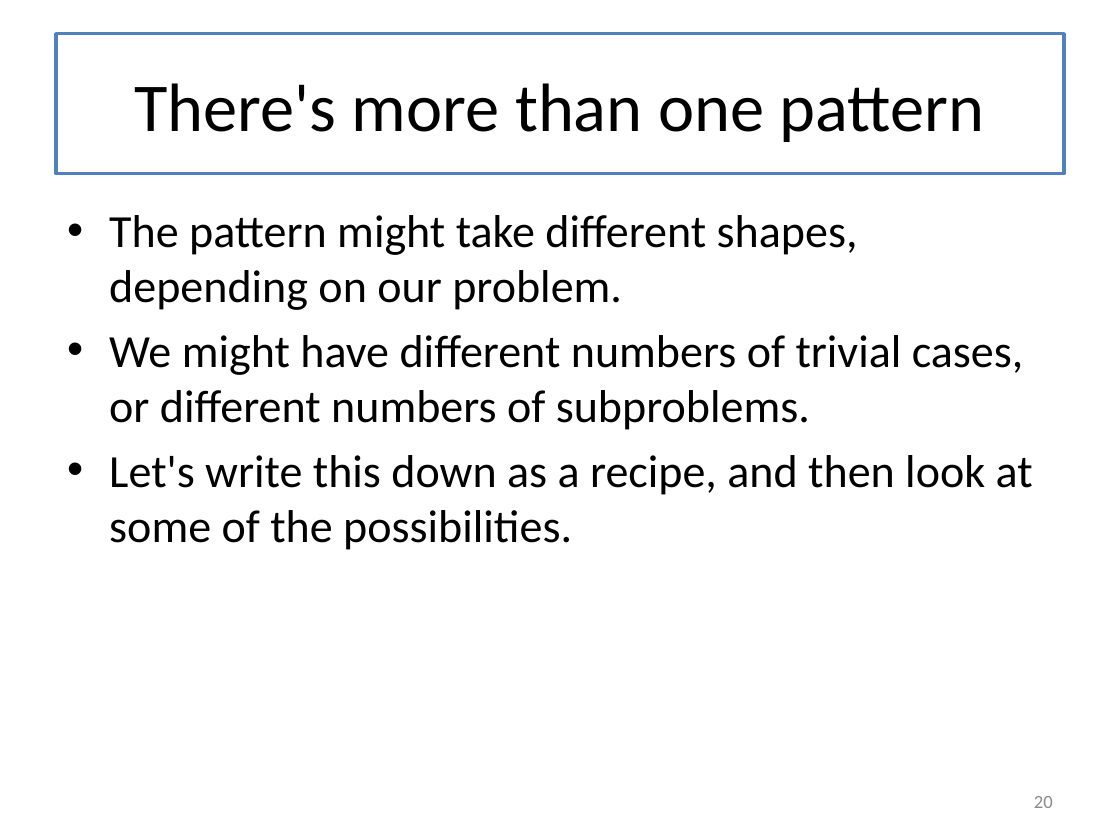
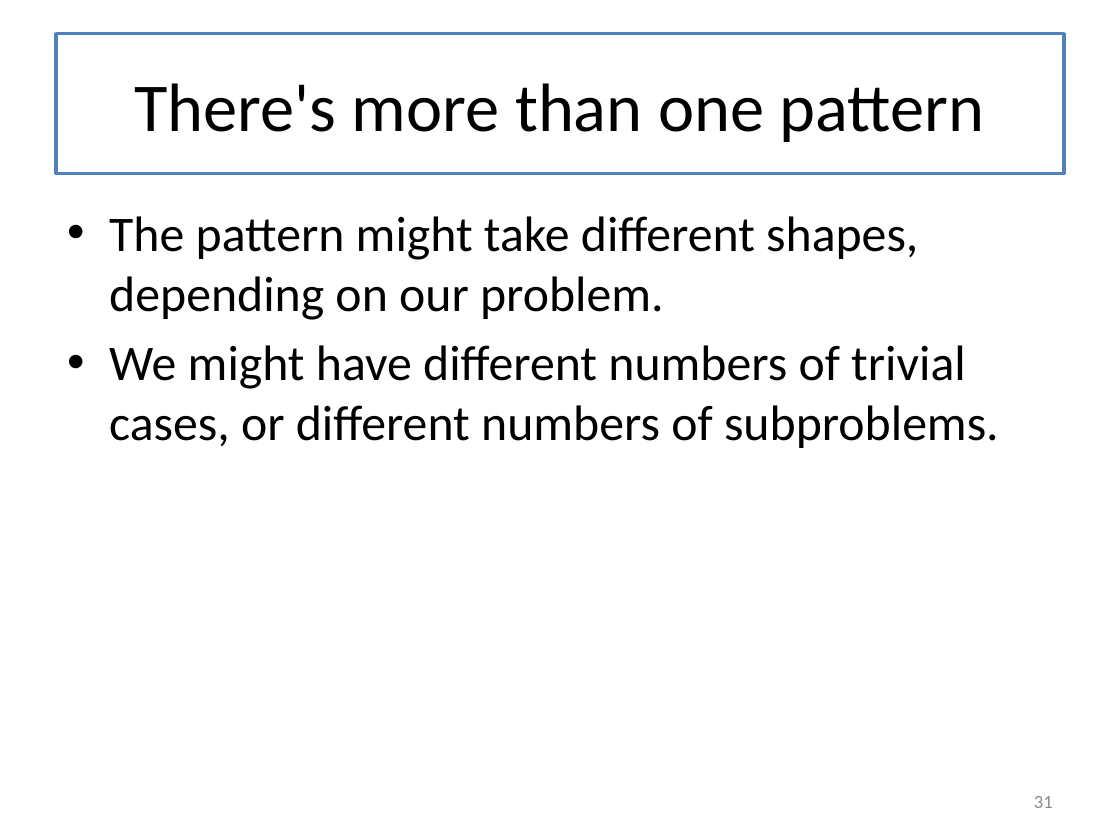
Before and after one commit to mwand/cs5010f16, a slide deck: slide 31 of Slides/Lesson 8.1 Introducing General Recursion.pptx (slide 20 before the commit). Drawn at 1120x840 pixels with LibreOffice and Linux fonts; fonts in the diff are those of the drawing. Boxes give left, top, right and bottom in pixels: in the first picture for what was removed or moved away, otherwise in the second. Text is boxed around its words. In the diff, an @@ line names an element or a change of style, - is before the commit and + after.

```diff
--- a/Slides/Lesson 8.1 Introducing General Recursion.pptx
+++ b/Slides/Lesson 8.1 Introducing General Recursion.pptx
@@ text "The pattern might take different ..." at <box>109,216,999,448</box>: size 29.6 to 32 pt @@
@@ text at <box>109,455,1033,550</box>: paragraph removed @@
-• Let's write this down as a recipe, and then look at some of the possibilities.
@@ page number at <box>1034,796,1053,808</box>: text changed @@
-20
+31
```
Also in this commit, not shown: 22 other slides changed, 5 slides added, 11 other files.
